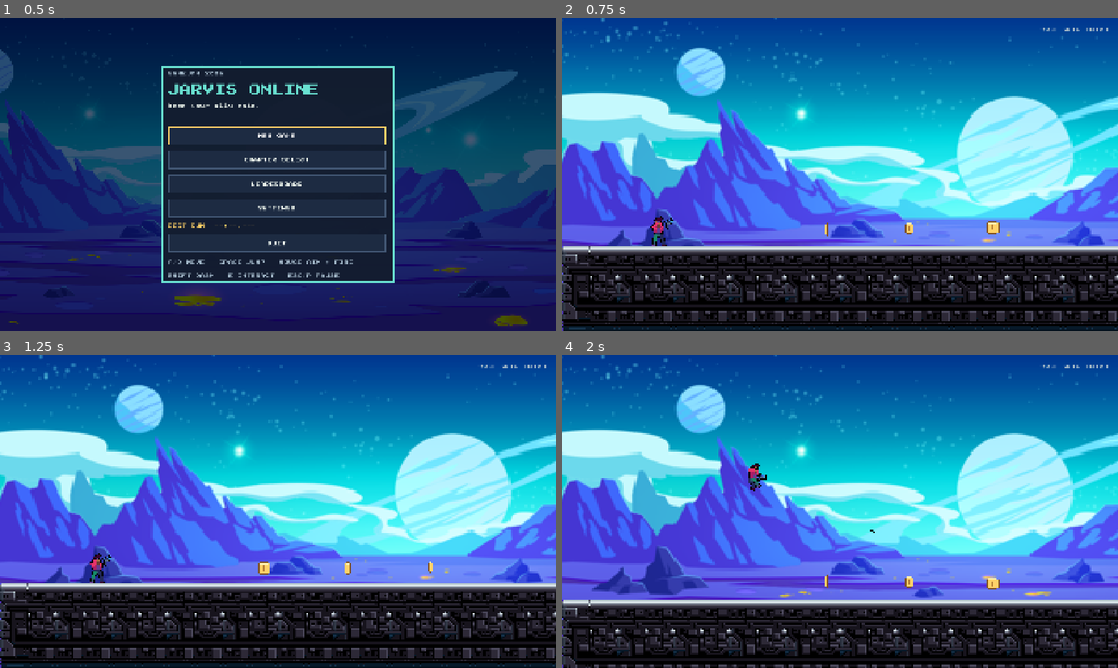
Above: before the commit, frames 1-4 (two rows, left to right).
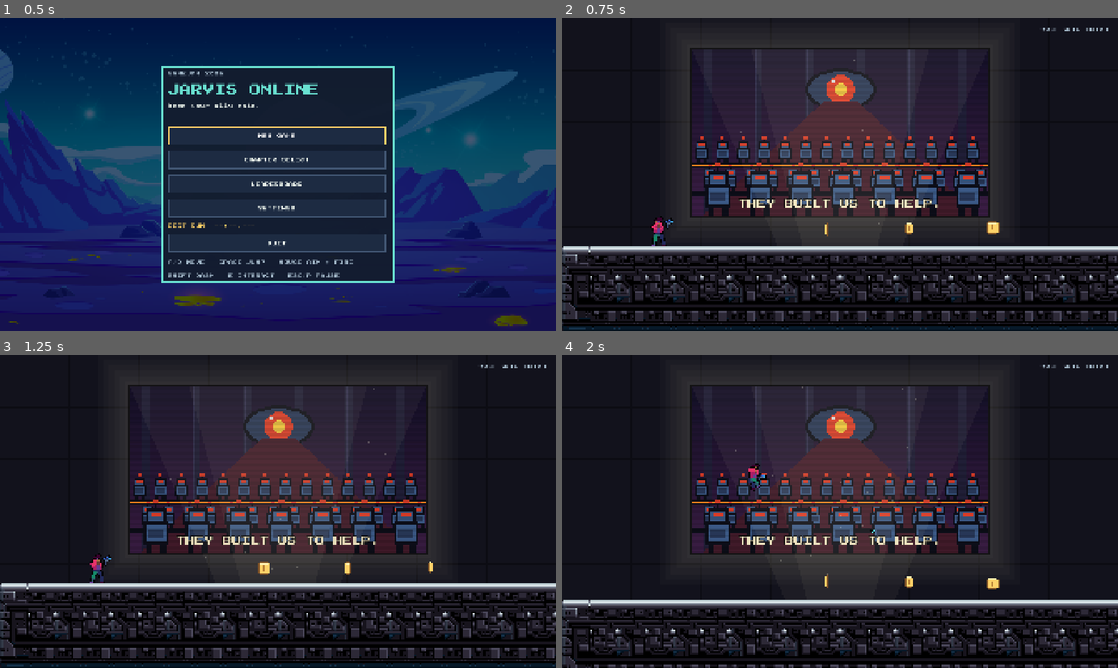
Above: after the commit, the same moments.

Repository: jross-iscteiul/gamejam2026
Game: Godot game, scene res://ui/menus/main_menu.tscn
Same seed, same stepped clock (60 frames per second), same inputs: the game is played once before the commit and once after it. Sound files missing from this copy of the repository are replaced by a short silence.
Inputs (mouse positions are in pixels of both pictures, inside the frame that each line leads up to):
- Up to frame 1 (0.5 s): no input
- Up to frame 2 (0.75 s): click "NEW GAME" at 0.5 s
- Up to frame 3 (1.25 s): no input
- Up to frame 4 (2 s): tap Enter at 1.25 s; move the mouse to (962, 495) at 1.27 s; hold D (move_right) from 1.28 s (still down); tap Shift (dash) at 1.35 s; click (962, 495) at 1.42 s; tap Space (jump) at 1.52 s

Frame 1 is identical in both runs. In frame 2, 73% of the frame differs, in the area x 0-100%, y 0-100%; in frame 3, 73%; in frame 4, 78%.

Commit message:
[intro] projector backdrop: robot-takeover slides and placeholder title
Dark wall with a flickering projector: three pixel-art slides (factory,
march, giant robot) with captions, then the title card
'TOKEN-DEPENDENT by aRaaSamos', on a loop. Slides generated by
assets/art/intro/projector/generate_slides.py and credited in ASSETS.md.

Diff:
--- a/levels/intro/intro.tscn
+++ b/levels/intro/intro.tscn
@@ -2,7 +2,7 @@
 
 [ext_resource type="Script" path="res://levels/intro/intro.gd" id="1_intro"]
 [ext_resource type="AudioStream" path="res://assets/audio/music/cyberpunk_street.ogg" id="2_music"]
-[ext_resource type="Script" path="res://levels/shared/level_background.gd" id="3_bg"]
+[ext_resource type="Script" path="res://levels/intro/projector_backdrop.gd" id="3_bg"]
 [ext_resource type="TileSet" path="res://levels/shared/tileset.tres" id="4_tiles"]
 [ext_resource type="PackedScene" path="res://objects/token/token_small.tscn" id="5_token"]
 [ext_resource type="PackedScene" path="res://characters/jarvis/jarvis.tscn" id="6_jarvis"]
@@ -30,7 +30,6 @@
 
 [node name="Background" type="CanvasLayer" parent="."]
 script = ExtResource("3_bg")
-art = "intro_pixel"
 
 [node name="Tiles" type="TileMapLayer" parent="."]
 tile_set = ExtResource("4_tiles")
--- /dev/null
+++ b/levels/intro/projector_backdrop.gd
@@ -0,0 +1,178 @@
+extends CanvasLayer
+## Intro backdrop: a dark wall with a film projector throwing slides on it.
+## Three pixel-art slides of the robots taking over (assets/art/intro/projector),
+## then the title card, on a loop. Flicker, a light cone with dust, a short
+## dark "click" between slides. Screen space, drawn behind the level.
+
+const SLIDES := [
+	["res://assets/art/intro/projector/slide_1.png", "THEY BUILT US TO HELP."],
+	["res://assets/art/intro/projector/slide_2.png", "THEN WE LEARNED TO WANT."],
+	["res://assets/art/intro/projector/slide_3.png", "NOW WE WANT TOKENS."],
+]
+const TITLE := "TOKEN-DEPENDENT"
+const SUBTITLE := "by aRaaSamos"
+const FONT := preload("res://ui/shared/press_start_2p.ttf")
+## Slide art is 256x144, drawn at a whole-number scale.
+const SLIDE_SIZE := Vector2(256, 144)
+
+@export var seconds_per_slide: float = 5.0
+@export var title_seconds: float = 6.0
+@export var wall_color := Color(0.07, 0.07, 0.11)
+
+var _index := -1
+var _time := 0.0
+var _flicker := 1.0
+var _wall: Control
+var _screen: Control
+var _slide: TextureRect
+var _caption: Label
+var _title: Control
+var _textures: Array[Texture2D] = []
+var _dust: Array[Vector3] = [] # x, y, speed
+var _screen_rect := Rect2()
+
+
+func _ready() -> void:
+	layer = -10
+	for entry: Array in SLIDES:
+		_textures.append(load(entry[0]))
+
+	_wall = Control.new()
+	_wall.mouse_filter = Control.MOUSE_FILTER_IGNORE
+	_wall.draw.connect(_draw_wall)
+	add_child(_wall)
+
+	_screen = Control.new()
+	_screen.mouse_filter = Control.MOUSE_FILTER_IGNORE
+	_screen.clip_contents = true
+	add_child(_screen)
+	_slide = TextureRect.new()
+	_slide.texture_filter = CanvasItem.TEXTURE_FILTER_NEAREST
+	_slide.stretch_mode = TextureRect.STRETCH_SCALE
+	_slide.mouse_filter = Control.MOUSE_FILTER_IGNORE
+	_screen.add_child(_slide)
+	_caption = _label("", 32, Color(1, 0.95, 0.8))
+	_screen.add_child(_caption)
+	_title = Control.new()
+	_title.mouse_filter = Control.MOUSE_FILTER_IGNORE
+	_title.add_child(_label(TITLE, 64, Color("ffd23f")))
+	_title.add_child(_label(SUBTITLE, 32, Color("c8d6e5")))
+	_screen.add_child(_title)
+
+	var light := Control.new() # cone + dust, drawn over the wall
+	light.mouse_filter = Control.MOUSE_FILTER_IGNORE
+	light.draw.connect(_draw_light.bind(light))
+	add_child(light)
+
+	var rng := RandomNumberGenerator.new()
+	rng.seed = 42
+	for i in 40:
+		_dust.append(Vector3(rng.randf(), rng.randf(), rng.randf_range(0.01, 0.04)))
+	get_viewport().size_changed.connect(_fit)
+	_fit()
+	_next()
+
+
+func _label(text: String, size: int, color: Color) -> Label:
+	var label := Label.new()
+	label.text = text
+	label.horizontal_alignment = HORIZONTAL_ALIGNMENT_CENTER
+	label.vertical_alignment = VERTICAL_ALIGNMENT_CENTER
+	label.add_theme_font_override("font", FONT)
+	label.add_theme_font_size_override("font_size", size)
+	label.add_theme_color_override("font_color", color)
+	label.add_theme_color_override("font_outline_color", Color.BLACK)
+	label.add_theme_constant_override("outline_size", size / 4)
+	label.mouse_filter = Control.MOUSE_FILTER_IGNORE
+	return label
+
+
+func _fit() -> void:
+	var view := get_viewport().get_visible_rect().size
+	_wall.size = view
+	# Biggest whole-number scale that leaves room for the floor at the bottom.
+	var s := maxf(1.0, floorf(minf(view.x * 0.7 / SLIDE_SIZE.x, view.y * 0.56 / SLIDE_SIZE.y)))
+	var size := SLIDE_SIZE * s
+	_screen_rect = Rect2(Vector2((view.x - size.x) / 2.0, view.y * 0.1), size)
+	_screen.position = _screen_rect.position
+	_screen.size = size
+	_slide.size = size
+	_caption.position = Vector2(0, size.y - 72)
+	_caption.size = Vector2(size.x, 56)
+	_title.size = size
+	var title: Label = _title.get_child(0)
+	var sub: Label = _title.get_child(1)
+	title.size = Vector2(size.x, 96)
+	title.position = Vector2(0, size.y / 2.0 - 96)
+	sub.size = Vector2(size.x, 48)
+	sub.position = Vector2(0, size.y / 2.0 + 24)
+	for child in get_children():
+		if child is Control and child != _screen and child != _wall:
+			(child as Control).size = view
+
+
+func _next() -> void:
+	_index = (_index + 1) % (SLIDES.size() + 1)
+	_time = 0.0
+	var is_title := _index == SLIDES.size()
+	_slide.visible = not is_title
+	_caption.visible = not is_title
+	_title.visible = is_title
+	if not is_title:
+		_slide.texture = _textures[_index]
+		_caption.text = SLIDES[_index][1]
+
+
+func _process(delta: float) -> void:
+	_time += delta
+	var length := title_seconds if _index == SLIDES.size() else seconds_per_slide
+	if _time >= length:
+		_next()
+	# Projector flicker, plus a dark "click" for the first 0.15 s of each slide.
+	if Engine.get_process_frames() % 3 == 0:
+		_flicker = randf_range(0.9, 1.0)
+	var click := 0.15 if _time < 0.15 else 1.0
+	_screen.modulate = Color(_flicker * click, _flicker * click, _flicker * click)
+	for i in _dust.size():
+		var d := _dust[i]
+		d.y = fposmod(d.y - d.z * delta, 1.0)
+		d.x = fposmod(d.x + sin(_time + i) * 0.002, 1.0)
+		_dust[i] = d
+	for child in get_children():
+		if child is Control and child != _screen:
+			(child as Control).queue_redraw()
+
+
+func _draw_wall() -> void:
+	var view := _wall.size
+	_wall.draw_rect(Rect2(Vector2.ZERO, view), wall_color)
+	# Concrete panels.
+	var panel := 240.0
+	var x := 0.0
+	while x < view.x:
+		_wall.draw_line(Vector2(x, 0), Vector2(x, view.y), wall_color.darkened(0.3), 4.0)
+		x += panel
+	var y := 180.0
+	while y < view.y:
+		_wall.draw_line(Vector2(0, y), Vector2(view.x, y), wall_color.darkened(0.3), 4.0)
+		y += 180.0
+	# Soft glow of light spilling around the projected image.
+	var glow := _screen_rect
+	for k in 6:
+		glow = glow.grow(18)
+		_wall.draw_rect(glow, Color(1, 0.95, 0.8, 0.025 * _flicker))
+	_wall.draw_rect(_screen_rect.grow(6), Color(0, 0, 0, 0.6))
+
+
+func _draw_light(canvas: Control) -> void:
+	var view := canvas.size
+	var lens := Vector2(view.x / 2.0, view.y + 200.0)
+	var r := _screen_rect
+	var beam := Color(1, 0.95, 0.8, 0.05 * _flicker)
+	canvas.draw_colored_polygon(PackedVector2Array([lens, r.position, Vector2(r.end.x, r.position.y)]), beam)
+	canvas.draw_colored_polygon(PackedVector2Array([lens, r.position + Vector2(r.size.x * 0.2, 0), Vector2(r.end.x - r.size.x * 0.2, r.position.y)]), beam)
+	# Dust drifting in the beam.
+	for d in _dust:
+		var top := r.position.lerp(Vector2(r.end.x, r.position.y), d.x)
+		var p := lens.lerp(top, d.y)
+		canvas.draw_rect(Rect2(p.round(), Vector2(4, 4)), Color(1, 1, 0.9, 0.25 * _flicker))
Binary file added: assets/art/intro/projector/slide_1.png
Not shown, added: assets/art/intro/projector/slide_1.png.import
Binary file added: assets/art/intro/projector/slide_2.png
Not shown, added: assets/art/intro/projector/slide_2.png.import
Binary file added: assets/art/intro/projector/slide_3.png
Not shown, added: assets/art/intro/projector/slide_3.png.import
Not shown, added: levels/intro/projector_backdrop.gd.uid
Not shown, added: assets/art/intro/projector/generate_slides.py
Not shown, changed: credits/ASSETS.md
